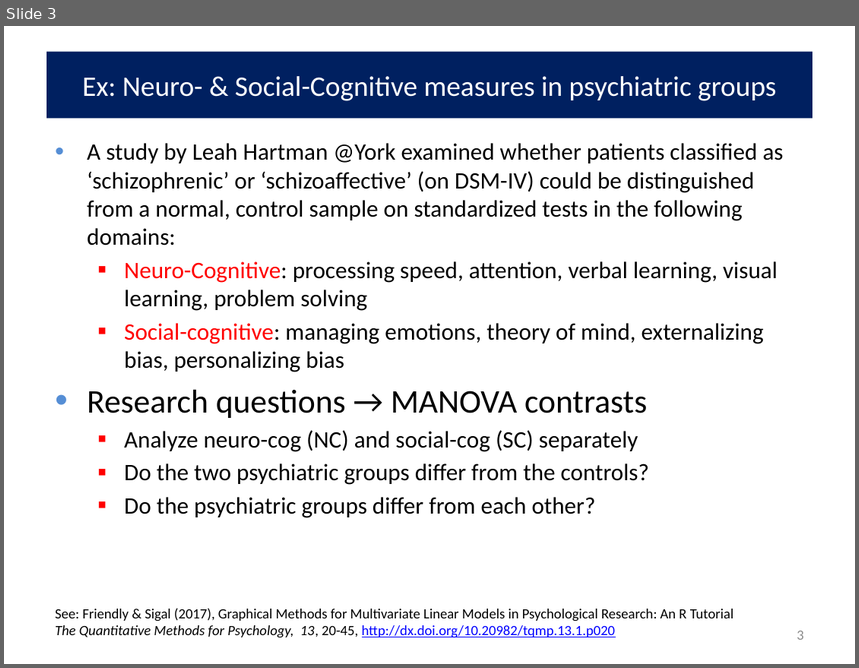
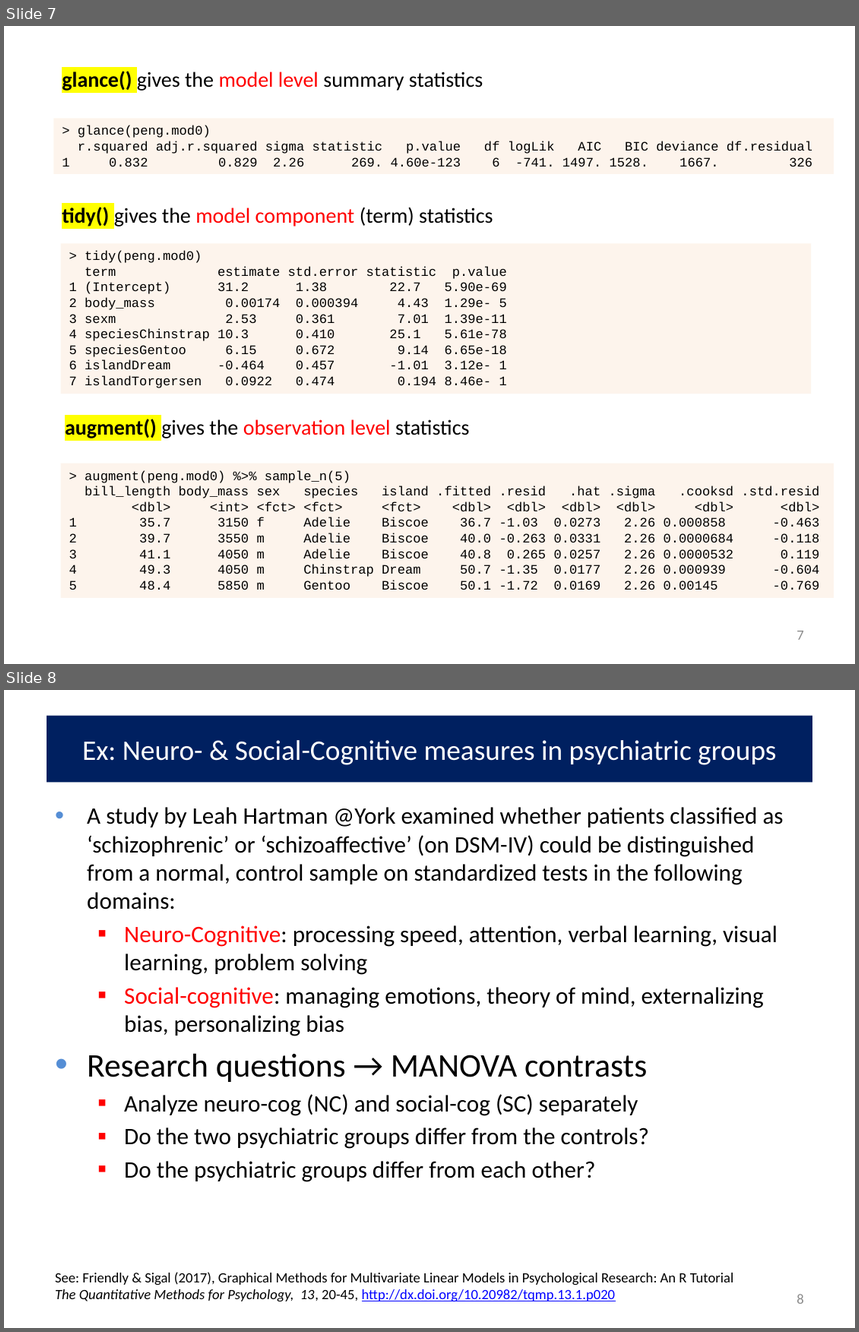
Before and after one commit to friendly/VisMLM-course, a slide deck: lectures/lecture3.pptx. Shown one above the other, each under a label of ours: slide 3 before the commit, slides 7 and 8 after it. The pictures are 859x668 and 859x1332 pixels, drawn with LibreOffice and Linux fonts; fonts in the diff are those of the drawing. Boxes give left, top, right and bottom in pixels: in the first picture for what was removed or moved away, otherwise in the second. Text is boxed around its words. In the diff, an @@ line names an element or a change of style, - is before the commit and + after.

```diff
--- a/lectures/lecture3.pptx
+++ b/lectures/lecture3.pptx
@@ slide 7 added at (4, 26, 855, 664), background #FFFFFF @@
@@ text added at (62, 71, 483, 91), 18 pt, text #000000 @@
+glance() gives the model level summary statistics
@@ rectangle added at (53, 118, 834, 174), fill #FDEADA at 50% opacity, 11 pt, text #000000 @@
+> glance(peng.mod0)
+r.squared adj.r.squared sigma statistic p.value df logLik AIC BIC deviance df.residual
+1 0.832 0.829 2.26 269. 4.60e-123 6 -741. 1497. 1528. 1667. 326
@@ text added at (62, 207, 493, 227), 18 pt, text #000000 @@
+tidy() gives the model component (term) statistics
@@ rectangle added at (61, 244, 812, 395), fill #FDEADA at 50% opacity, 11 pt, text #000000 @@
+> tidy(peng.mod0)
+term estimate std.error statistic p.value
+1 (Intercept) 31.2 1.38 22.7 5.90e-69
+2 body_mass 0.00174 0.000394 4.43 1.29e- 5
+3 sexm 2.53 0.361 7.01 1.39e-11
+4 speciesChinstrap 10.3 0.410 25.1 5.61e-78
+5 speciesGentoo 6.15 0.672 9.14 6.65e-18
+6 islandDream -0.464 0.457 -1.01 3.12e- 1
+7 islandTorgersen 0.0922 0.474 0.194 8.46e- 1
@@ text added at (65, 419, 469, 439), 18 pt, text #000000 @@
+augment() gives the observation level statistics
@@ rectangle added at (61, 464, 834, 598), fill #FDEADA at 50% opacity, 11 pt, text #000000 @@
+> augment(peng.mod0) %>% sample_n(5)
+bill_length body_mass sex species island .fitted .resid .hat .sigma .cooksd .std.resid
+<dbl> <int> <fct> <fct> <fct> <dbl> <dbl> <dbl> <dbl> <dbl> <dbl>
+1 35.7 3150 f Adelie Biscoe 36.7 -1.03 0.0273 2.26 0.000858 -0.463
+2 39.7 3550 m Adelie Biscoe 40.0 -0.263 0.0331 2.26 0.0000684 -0.118
+3 41.1 4050 m Adelie Biscoe 40.8 0.265 0.0257 2.26 0.0000532 0.119
+4 49.3 4050 m Chinstrap Dream 50.7 -1.35 0.0177 2.26 0.000939 -0.604
+5 48.4 5850 m Gentoo Biscoe 50.1 -1.72 0.0169 2.26 0.00145 -0.769
@@ page number added at (797, 631, 804, 640), 12 pt, text #8C8C8C @@
+7
@@ what was slide 3 is now slide 8 @@
@@ page number at (797, 1294, 804, 1304): text changed @@
-3
+8
```
Also in this commit, not shown: 6 slides changed, 10 other slides added, 33 other files.
